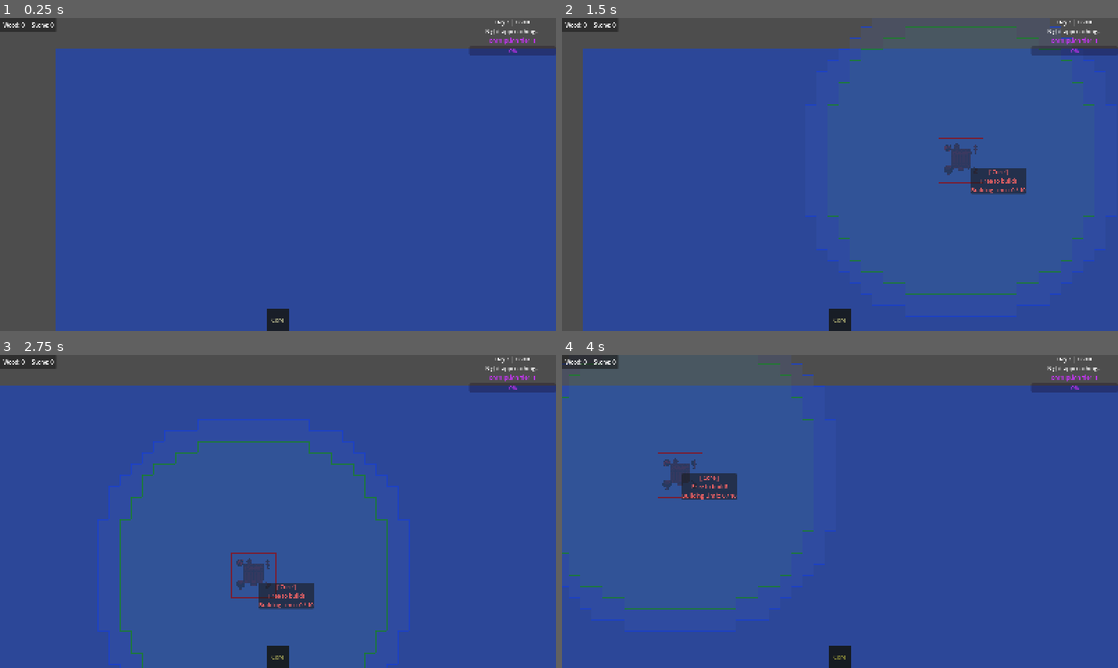
Above: before the commit, frames 1-4 (two rows, left to right).
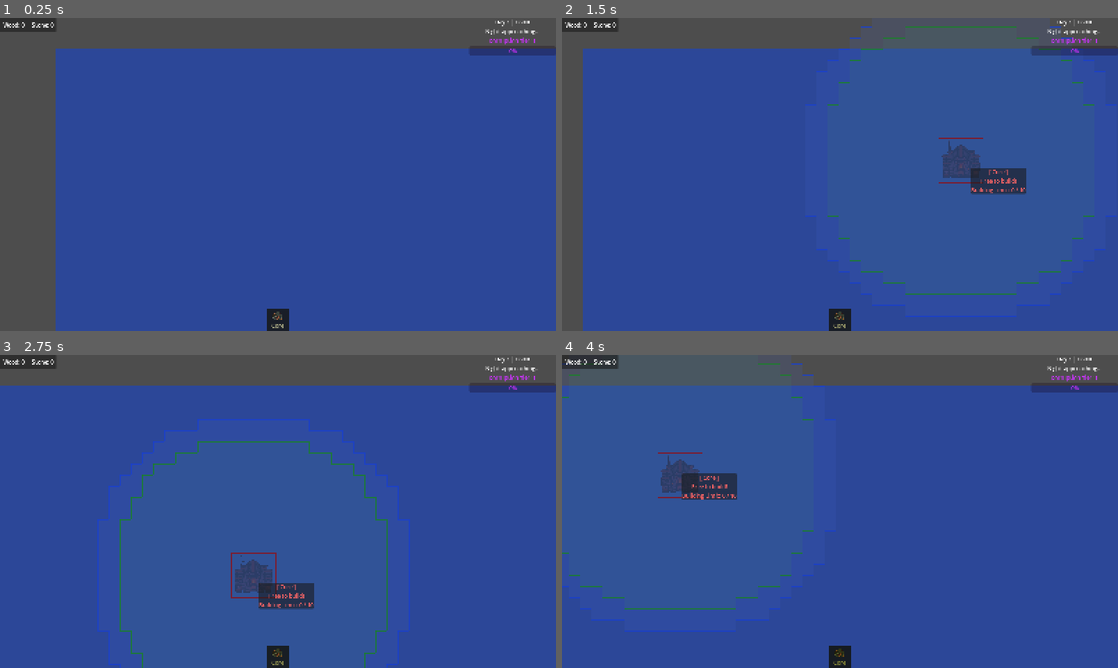
Above: after the commit, the same moments.

Repository: ColdTerror/Core-and-Conveyor
Game: Godot game, scene res://scenes/level.tscn
The game is run twice, just before and just after one commit, with the same random seed, the same clock (stepped at 60 frames per second) and the same inputs. The engine's default icon, where the game draws it, is replaced by a stand-in: a white triangle on a blue panel in a dark square. Sound files missing from this copy of the repository are replaced by a short silence.
Inputs (mouse positions are in pixels of both pictures, inside the frame that each line leads up to):
- Up to frame 1 (0.25 s): no input
- Up to frame 2 (1.5 s): click "Core" at 0.5 s; tap Enter at 1.25 s; move the mouse to (962, 158) at 1.27 s; hold D from 1.28 s (still down); hold X (deconstruct_hotkey) from 1.28 s (still down); click (962, 158) at 1.42 s
- Up to frame 3 (2.75 s): release D at 2 s; release X (deconstruct_hotkey) at 2 s; drag from (166, 527) to (250, 574) at 2.02 s
- Up to frame 4 (4 s): move the mouse to (895, 442) at 2.77 s; hold D 2.78-3.5 s; hold R (rotate_tile) 2.78-3.5 s; drag from (812, 574) to (673, 464) at 3.52 s

The runs differ from the first frame. In frame 1, less than 0.1% of the frame differs, in the area x 48-51%, y 93-100%; in frame 2, 0.4%, in the area x 48-76%, y 39-100%; in frame 3, 0.4%; in frame 4, 0.3%.

Commit message:
added core building sprite

Diff:
--- a/scenes/buildings & related/core_building.tscn
+++ b/scenes/buildings & related/core_building.tscn
@@ -2,6 +2,10 @@
 
 [ext_resource type="Texture2D" uid="uid://r4ptpn5bnwmd" path="res://assets/Buildings.png" id="1_k8ouw"]
 [ext_resource type="Script" uid="uid://ddjje3xqg23qf" path="res://scripts/Building Classes/core_building.gd" id="1_pi15s"]
+
+[sub_resource type="AtlasTexture" id="AtlasTexture_as3f3"]
+atlas = ExtResource("1_k8ouw")
+region = Rect2(512, 192, 128, 128)
 
 [sub_resource type="RectangleShape2D" id="RectangleShape2D_pi15s"]
 size = Vector2(128, 128)
@@ -10,15 +14,14 @@
 script = ExtResource("1_pi15s")
 building_name = "Core"
 size = Vector2i(4, 4)
+icon = SubResource("AtlasTexture_as3f3")
 build_range = 10.0
 corruption_range = 12.0
 
 [node name="Sprite2D" type="Sprite2D" parent="." unique_id=1787609219]
-modulate = Color(1, 0, 0, 1)
-self_modulate = Color(1, 0, 0, 1)
 texture = ExtResource("1_k8ouw")
 region_enabled = true
-region_rect = Rect2(128, 0, 128, 128)
+region_rect = Rect2(512, 192, 128, 128)
 
 [node name="Area2D" type="Area2D" parent="." unique_id=660019089]
 
Binary file changed: assets/Buildings.png
